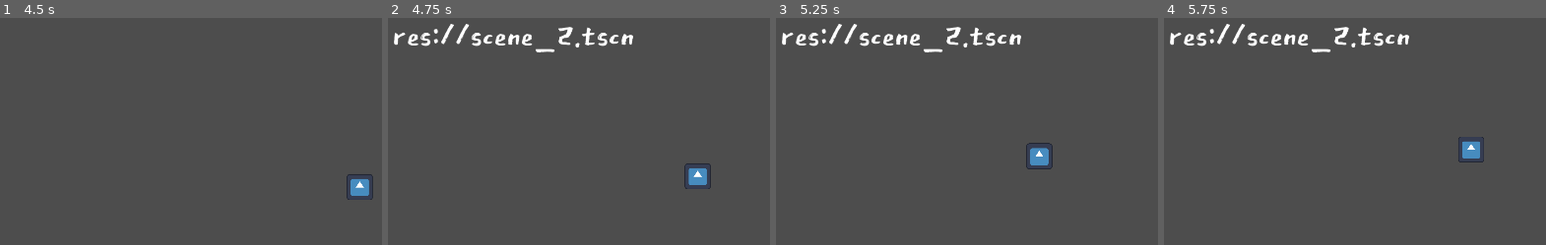
Above: before the commit, frames 1-4 (left to right).
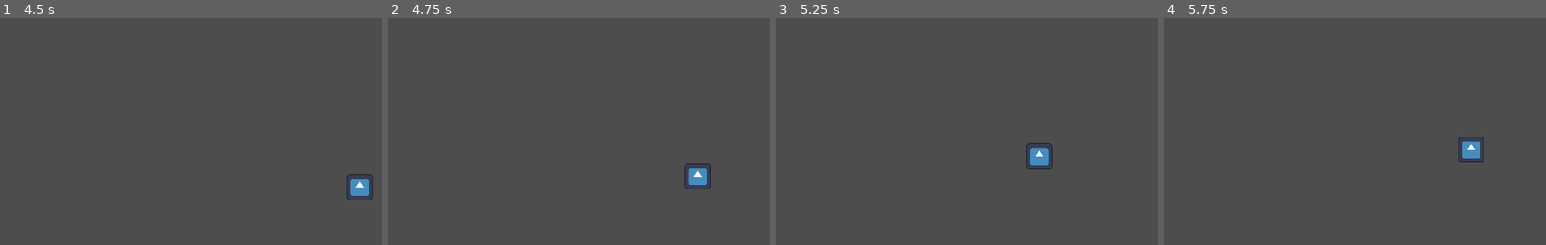
Above: after the commit, the same moments.

Repository: Relapson/Point-N-Click
Game: Godot game, scene res://main.tscn
The game is run twice, just before and just after one commit, with the same random seed, the same clock (stepped at 60 frames per second) and the same inputs. The engine's default icon, where the game draws it, is replaced by a stand-in: a white triangle on a blue panel in a dark square.
Inputs (mouse positions are in pixels of both pictures, inside the frame that each line leads up to):
- Up to frame 1 (4.5 s): tap Enter at 0.5 s; move the mouse to (outside the picture) at 0.52 s; click (outside the picture) at 0.6 s; right-click (outside the picture) at 0.8 s; move the mouse to (114, 172) at 1.27 s; right-click (114, 172) at 1.35 s; click (114, 172) at 1.55 s; move the mouse to (347, 52) at 2.02 s; click (347, 52) at 2.1 s; right-click (347, 52) at 2.3 s; move the mouse to (229, 238) at 2.77 s; right-click (229, 238) at 2.85 s; click (229, 238) at 3.05 s; move the mouse to (outside the picture) at 3.52 s; click (outside the picture) at 3.6 s; right-click (outside the picture) at 3.8 s; move the mouse to (34, 83) at 4.27 s; right-click (34, 83) at 4.35 s
- Up to frame 2 (4.75 s): click (422, 83) at 4.55 s
- Up to frame 3 (5.25 s): move the mouse to (1085, 149) at 5.02 s; click (1085, 149) at 5.1 s
- Up to frame 4 (5.75 s): right-click (1473, 149) at 5.3 s

Frame 1 is identical in both runs. In frame 2, 1.7% of the frame differs, in the area x 1-65%, y 2-16%; in frame 3, 1.7%; in frame 4, 1.7%.

Commit message:
cont. hotspots

Diff:
--- a/Control/leave_area_hotspot.gd
+++ b/Control/leave_area_hotspot.gd
@@ -9,15 +9,17 @@
 func _ready():
 	$RoomName.set_text(next_room.resource_path)
 	$RoomName.hide()
+	# print(is_connected("input_event", _on_input_event)) debug print
 
-func _on_input_event(_viewport, _event, _shape_idx):
-	if Input.is_action_just_pressed("mouse_left") and not showing:
-		$RoomName.show()
-		showing = true
+# change the room to the 'next_room'
+func change_room():
+	pass
 
-	if Input.is_action_just_pressed("mouse_right") and showing:
-		$RoomName.hide()
-		showing = false
+func _on_input_event(_viewport, event, _shape_idx):
+	# check for doubleclick for instant scene transition
+	if event is InputEventMouseButton:
+		if event.double_click:
+			print("INSTANT") # switch to scene here
 
 func _on_player_body_entered(body):
 	print(body)
--- a/main.tscn
+++ b/main.tscn
@@ -37,7 +37,7 @@
 polygon = PackedVector2Array(771, 589, 647, 843, 1164, 801, 1071, 587, 916, 485)
 
 [node name="ClickableArea" parent="." instance=ExtResource("5_0lot3")]
-position = Vector2(1562, 471)
+position = Vector2(1545, 449)
 
 [node name="CollisionShape2D" parent="ClickableArea" index="0"]
 polygon = PackedVector2Array(-58, 22, -153, 109, -43, 183, 30, 92)
